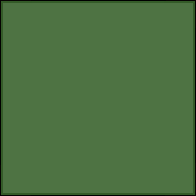
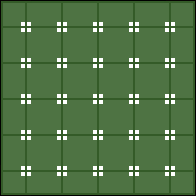
Layer changes from the first 196x196 image to the second:
added layer "current-y" above "current" over [3, 26, 193, 172]
added layer "current" above "next" over [25, 3, 171, 193]
added layer "next" above "Фон" over [3, 3, 193, 193]
hid "Фон" over [3, 3, 193, 193]
